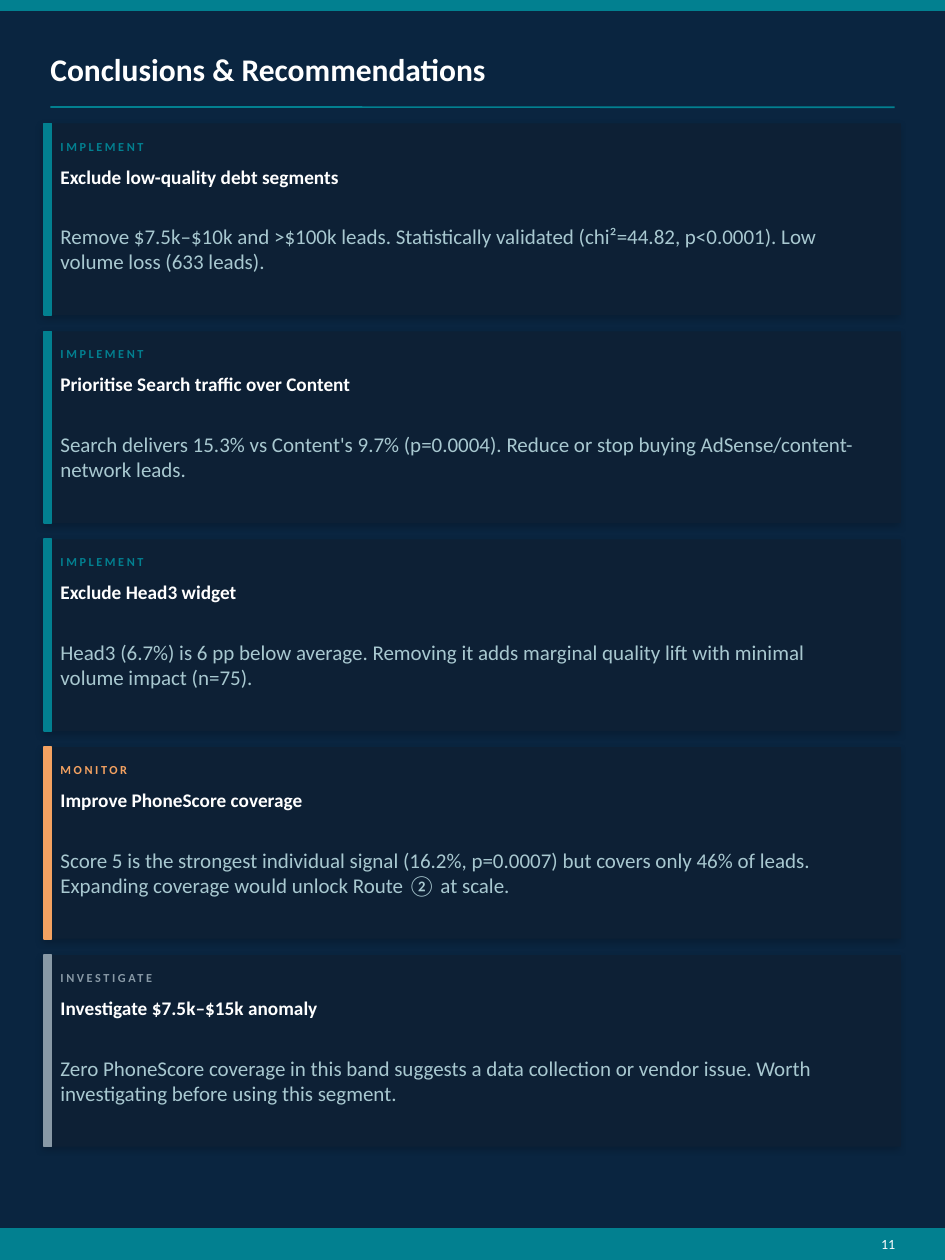
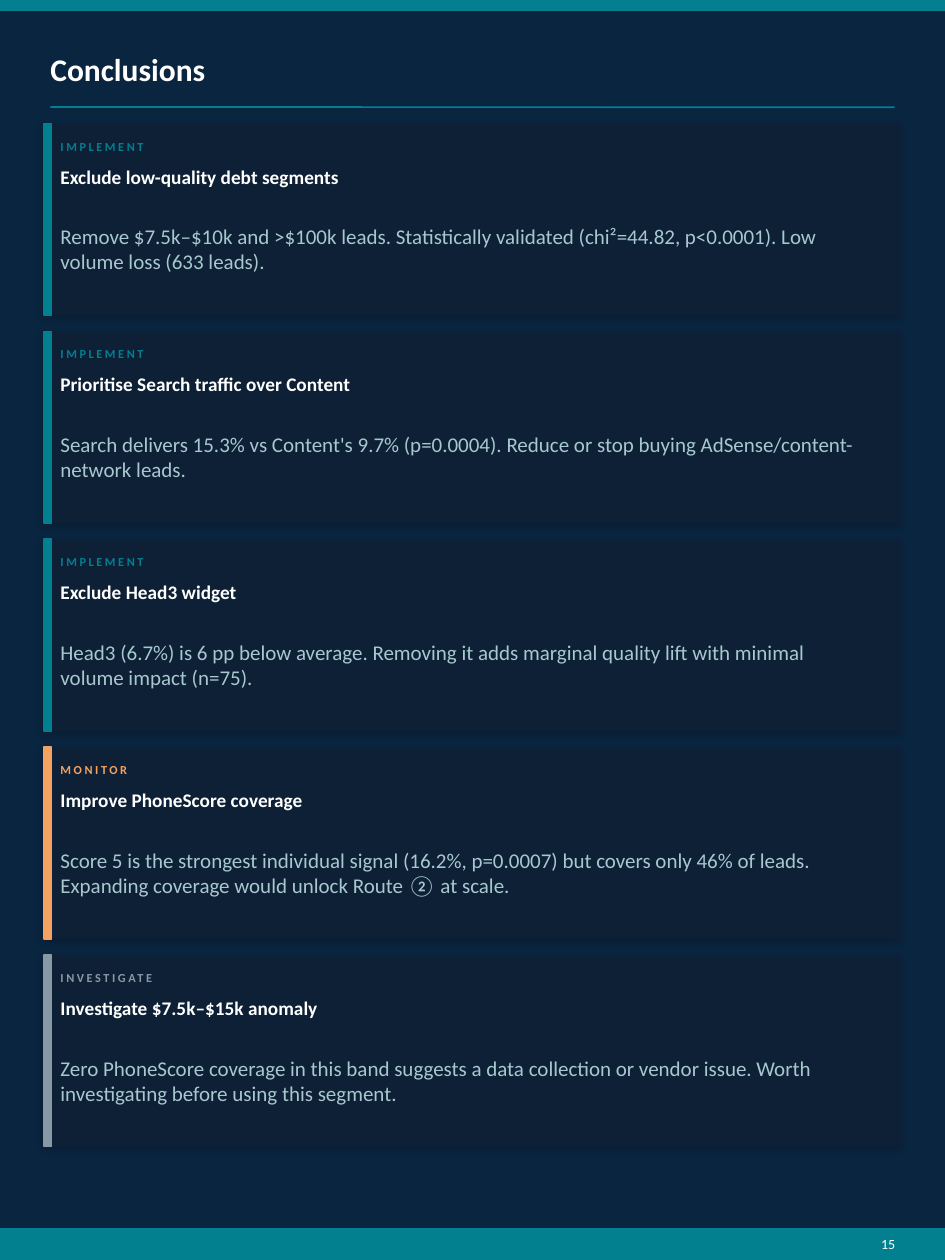
Before and after one commit to xzhu411/Aarki, a slide deck: slide 16 of aarki_lead_quality_report.pptx (slide 15 before the commit). Drawn at 945x1260 pixels with LibreOffice and Linux fonts; fonts in the diff are those of the drawing. Boxes give left, top, right and bottom in pixels: in the first picture for what was removed or moved away, otherwise in the second. Text is boxed around its words. In the diff, an @@ line names an element or a change of style, - is before the commit and + after.

```diff
--- a/aarki_lead_quality_report.pptx
+++ b/aarki_lead_quality_report.pptx
@@ text at box(50, 59, 205, 82): text changed @@
-Conclusions & Recommendations
+Conclusions
@@ text at box(881, 1240, 895, 1249): text changed @@
-11
+15
```
Also in this commit, not shown: 7 other slides changed, 1 slide added, 1 other file.
